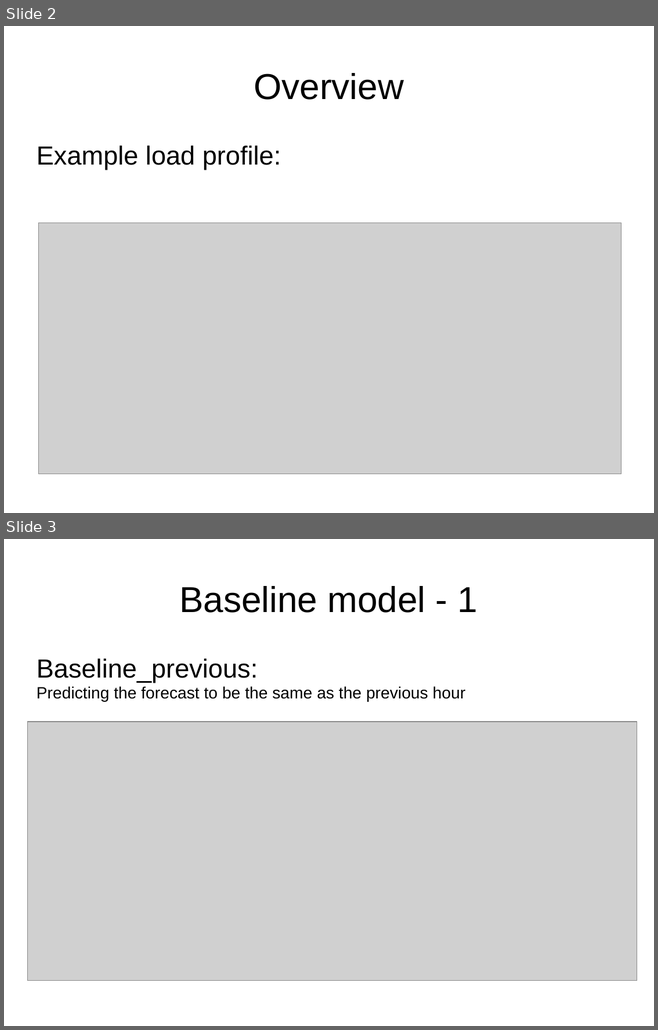
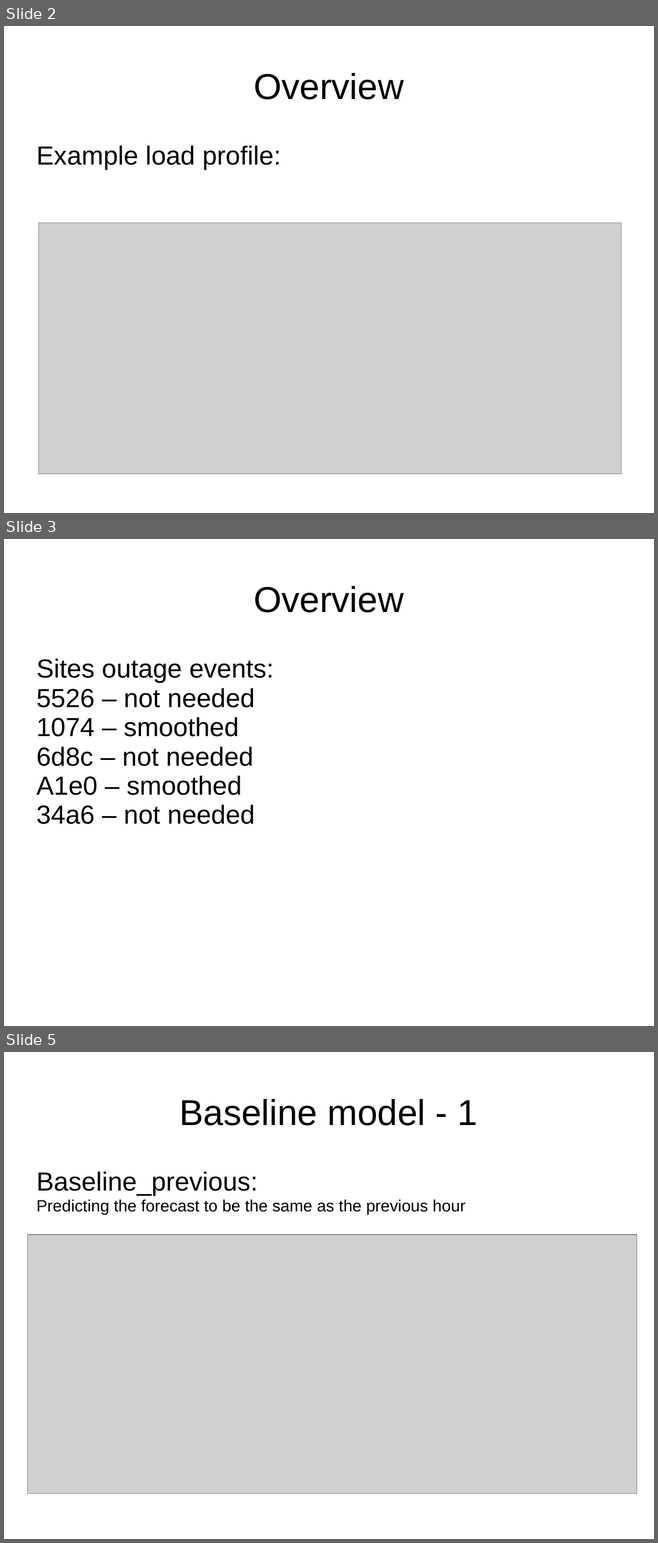
Before and after one commit to Rosina9700/dsi-capstone, a slide deck: mvp-presentation.ppt. Shown one above the other, each under a label of ours: slides 2 and 3 before the commit, slides 2, 3 and 5 after it; the slides between them are not shown. The pictures are 658x1030 and 658x1543 pixels, drawn with LibreOffice and Linux fonts; fonts in the diff are those of the drawing; grey boxes stand for pictures. Boxes give left, top, right and bottom in pixels: in the first picture for what was removed or moved away, otherwise in the second. Text is boxed around its words. In the diff, an @@ line names an element or a change of style, - is before the commit and + after.

```diff
--- a/mvp-presentation.ppt
+++ b/mvp-presentation.ppt
@@ slide 3 added at (x1=4, y1=539, x2=654, y2=1026), background #FFFFFF @@
@@ title added at (x1=253, y1=586, x2=404, y2=613), 44 pt, text #000000 @@
+Overview
@@ subtitle added at (x1=36, y1=658, x2=273, y2=824), 32 pt, text #000000 @@
+Sites outage events:
+5526 – not needed
+1074 – smoothed
+6d8c – not needed
+A1e0 – smoothed
+34a6 – not needed
@@ what was slide 3 is now slide 5 @@
```
Also in this commit, not shown: 1 slide changed, 2 other slides added, 30 other files.
